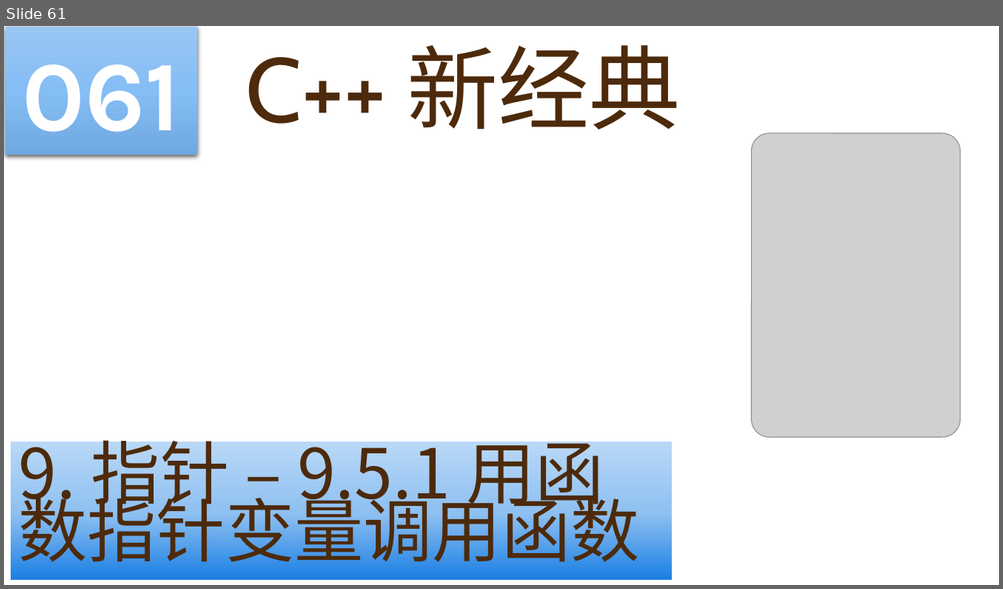
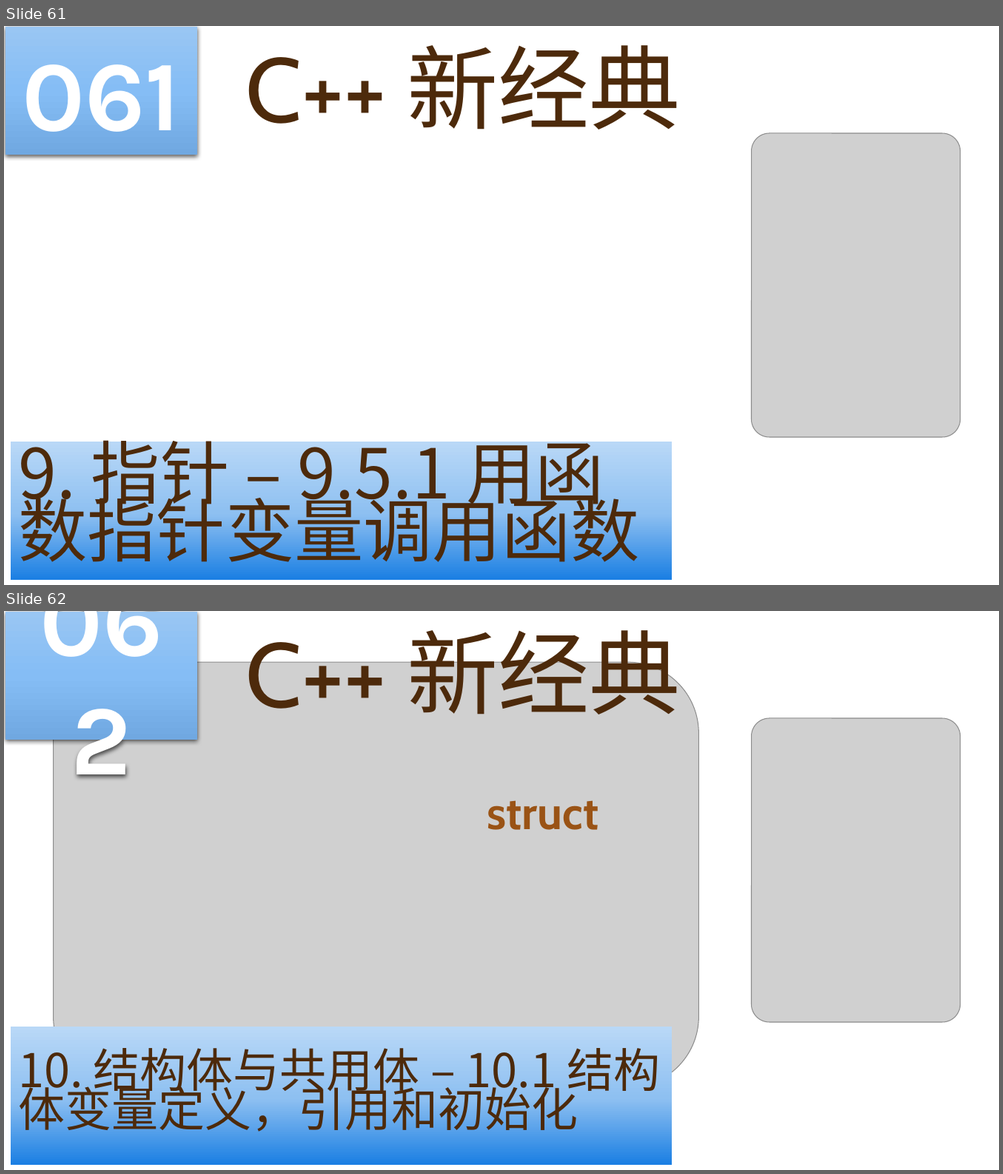
Before and after one commit to yasenstar/learn_cpp, a slide deck: cpp_new/C++ 新经典.pptx. Shown one above the other, each under a label of ours: slide 61 before the commit, slides 61 and 62 after it. The pictures are 1003x589 and 1003x1174 pixels, drawn with LibreOffice and Linux fonts; fonts in the diff are those of the drawing; grey boxes stand for pictures; background and template pictures are left out. Boxes give left, top, right and bottom in pixels: in the first picture for what was removed or moved away, otherwise in the second. Text is boxed around its words. In the diff, an @@ line names an element or a change of style, - is before the commit and + after.

```diff
--- a/cpp_new/C++ 新经典.pptx
+++ b/cpp_new/C++ 新经典.pptx
@@ slide 62 added at <box>4,611,999,1170</box>, background picture (left out) @@
@@ rectangle added at <box>5,612,197,740</box>, fill gradient #9AC6F4 to #86BEF6 to #70A9E1, 96 pt, text #FFFFFF, bold @@
+062
@@ title added at <box>246,614,680,715</box>, 88 pt, text #4D2A0B @@
+C++ 新经典
@@ picture added at <box>54,663,699,1088</box> @@
@@ picture added at <box>751,718,961,1023</box> @@
@@ text added at <box>486,800,598,830</box>, 44 pt, text #9A5315, bold @@
+struct
@@ rectangle added at <box>11,1028,671,1165</box>, fill gradient #1B7FE3 to #8EC0F1 to #B9D8F7, 45 pt, text #4D2A0B @@
+10. 结构体与共用体 – 10.1 结构体变量定义，引用和初始化
```
Also in this commit, not shown: 7 other slides added, 5 other files.
